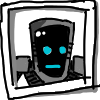
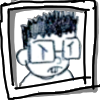
Comparing the layer stacks of the two (100, 100) images. Changes:
painted on "Frame" over [11, 0, 84, 88]
hid "Copy of Paint Layer 3" over [11, 0, 84, 88]
added layer "Paint Layer 5 (pasted)" above "Paint Layer 5" over [11, 0, 84, 88]
added layer "Paint Layer 5" above "Paint Layer 4" over [11, 0, 84, 88]
